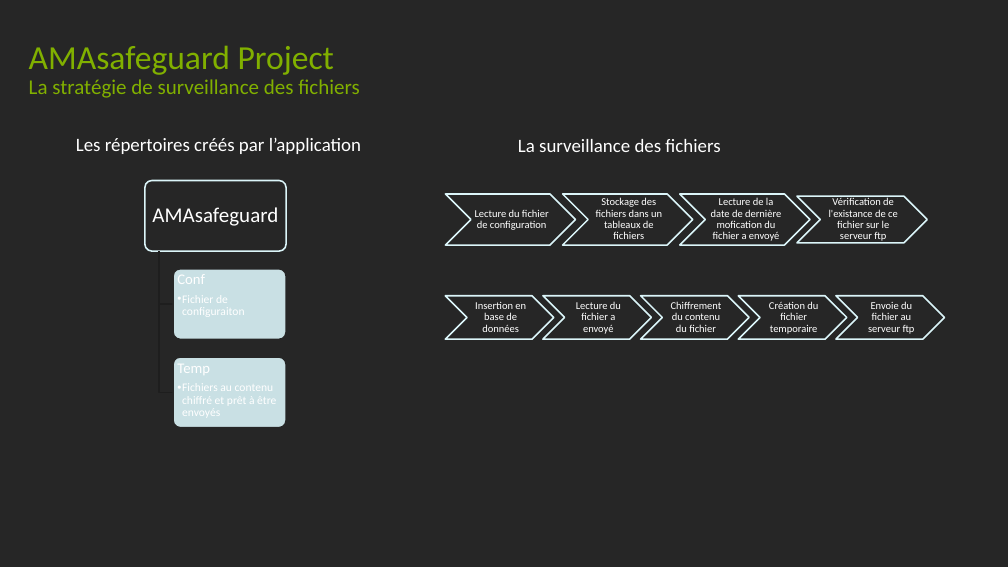
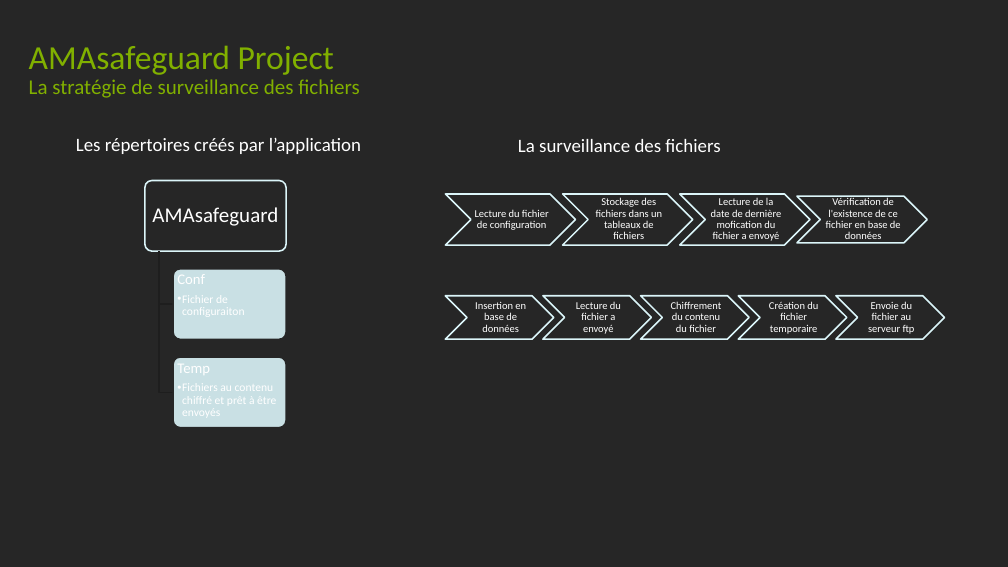
Before and after one commit to antoinetrouve/AMASafeguard, a slide deck: slide 6 of Documentation/Cahier technique/AMAsafeguard.pptx. Drawn at 1008x567 pixels with LibreOffice and Linux fonts; fonts in the diff are those of the drawing. Boxes give left, top, right and bottom in pixels: in the first picture for what was removed or moved away, otherwise in the second. Text is boxed around its words. In the diff, an @@ line names an element or a change of style, - is before the commit and + after.

Commit message:
Update ppt

```diff
--- a/Documentation/Cahier technique/AMAsafeguard.pptx
+++ b/Documentation/Cahier technique/AMAsafeguard.pptx
@@ text at (x1=826, y1=197, x2=901, y2=243): text changed @@
-Vérification de l'existance de ce fichier sur le serveur ftp
+Vérification de l'existence de ce fichier en base de données
```
Also in this commit, not shown: 1 other slide changed.
